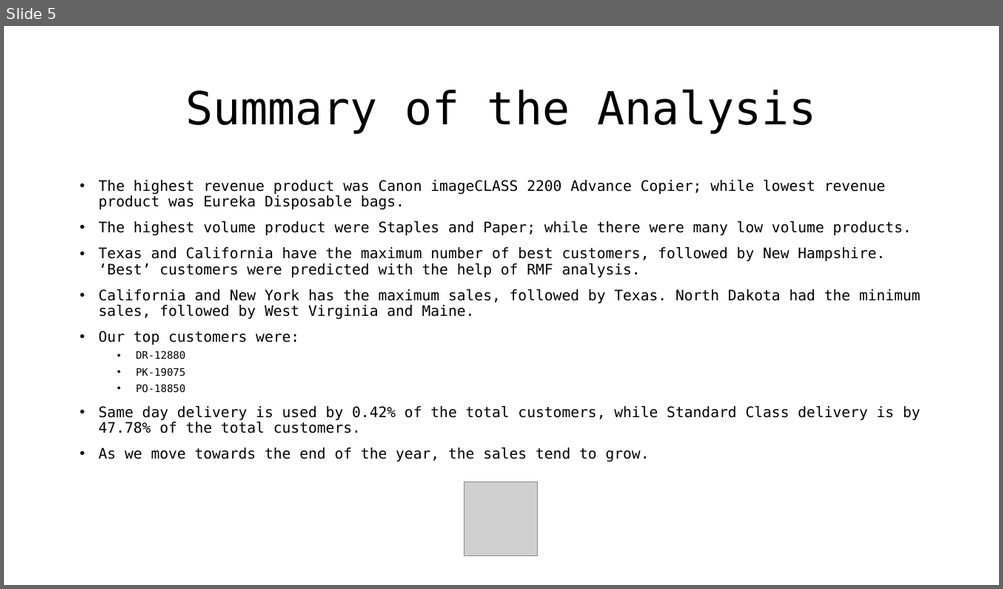
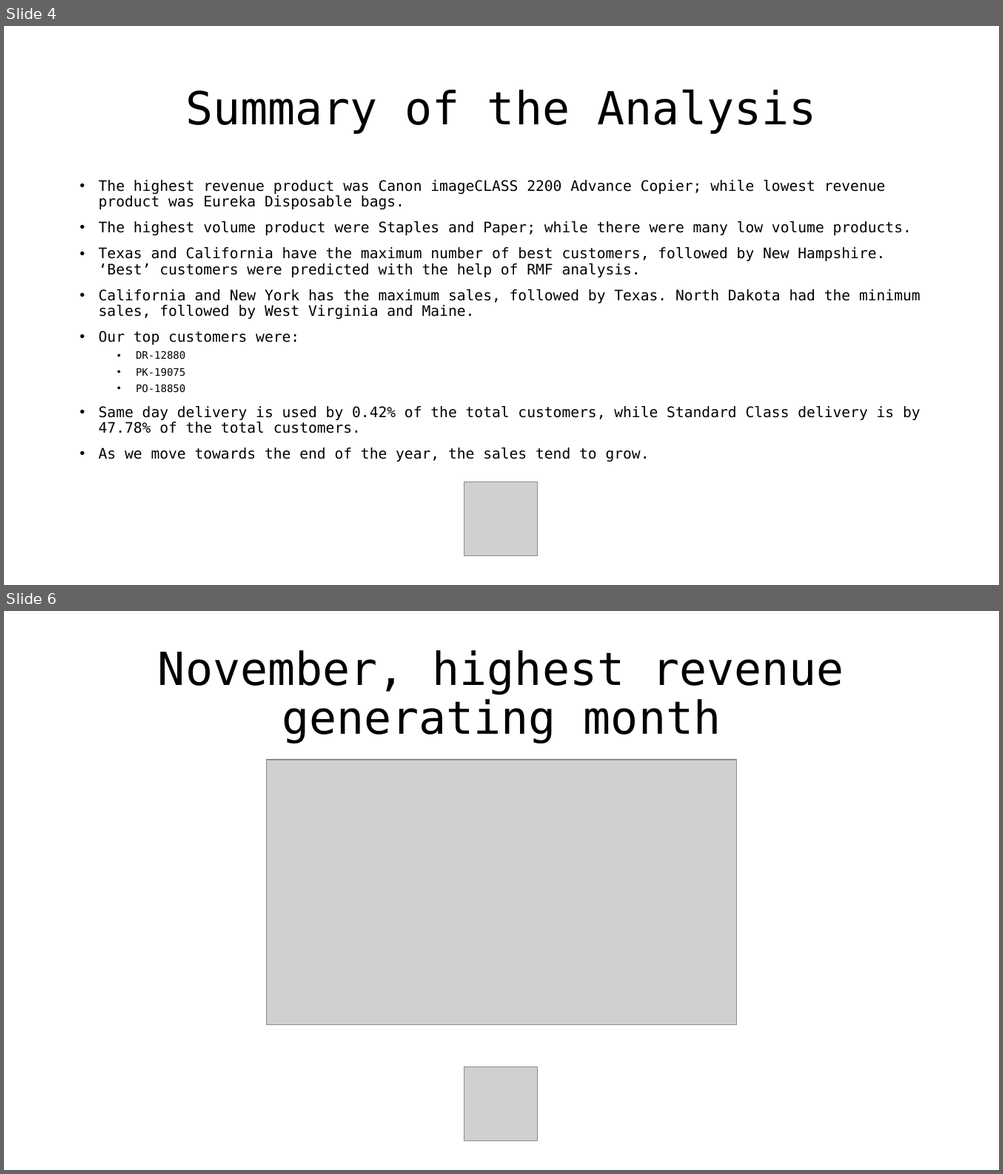
Before and after one commit to duy4nt/Data-Analysis, a slide deck: SuperstoreSalesAnalysis/Superstore Dataset Analysis.pptx. Shown one above the other, each under a label of ours: slide 5 before the commit, slides 4 and 6 after it; the slides between them are not shown. The pictures are 1003x589 and 1003x1174 pixels, drawn with LibreOffice and Linux fonts; fonts in the diff are those of the drawing; grey boxes stand for pictures. Boxes give left, top, right and bottom in pixels: in the first picture for what was removed or moved away, otherwise in the second. Text is boxed around its words. In the diff, an @@ line names an element or a change of style, - is before the commit and + after.

```diff
--- a/SuperstoreSalesAnalysis/Superstore Dataset Analysis.pptx
+++ b/SuperstoreSalesAnalysis/Superstore Dataset Analysis.pptx
@@ slide 6 added at box(4, 611, 999, 1170), background #FFFFFF @@
@@ title added at box(158, 650, 844, 743), 44 pt, text #000000 @@
+November, highest revenue generating month
@@ picture added at box(266, 760, 737, 1025) @@
@@ picture added at box(464, 1068, 537, 1141) @@
@@ what was slide 5 is now slide 4 @@
```
Also in this commit, not shown: 4 slides changed, 14 other slides added, 18 slides removed, 2 other files.
